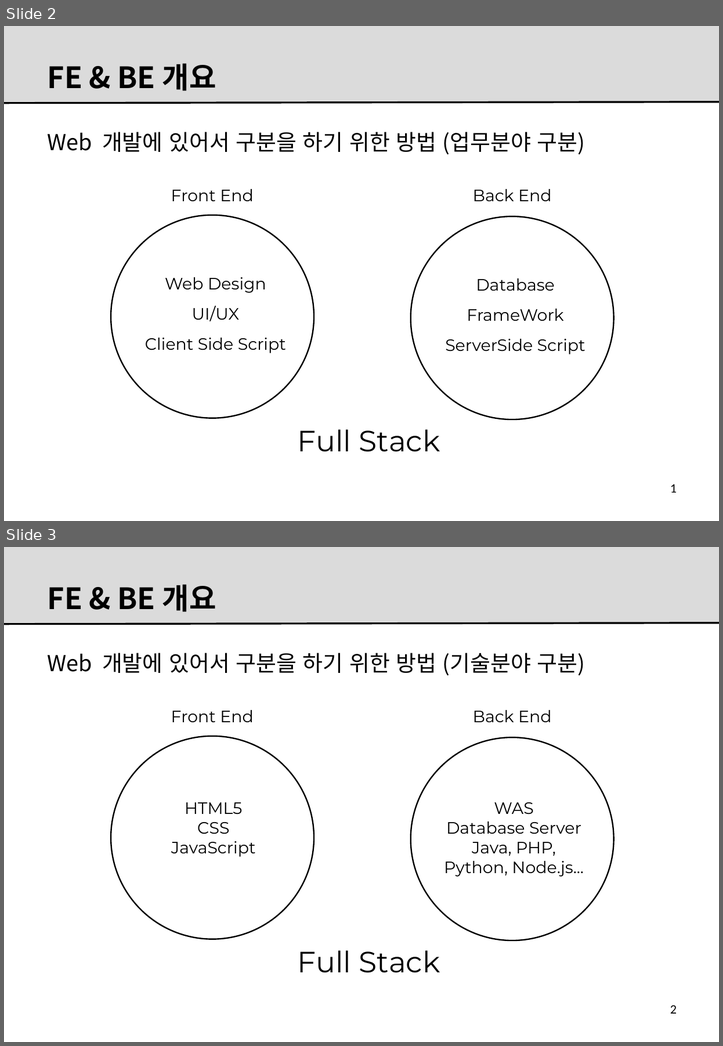
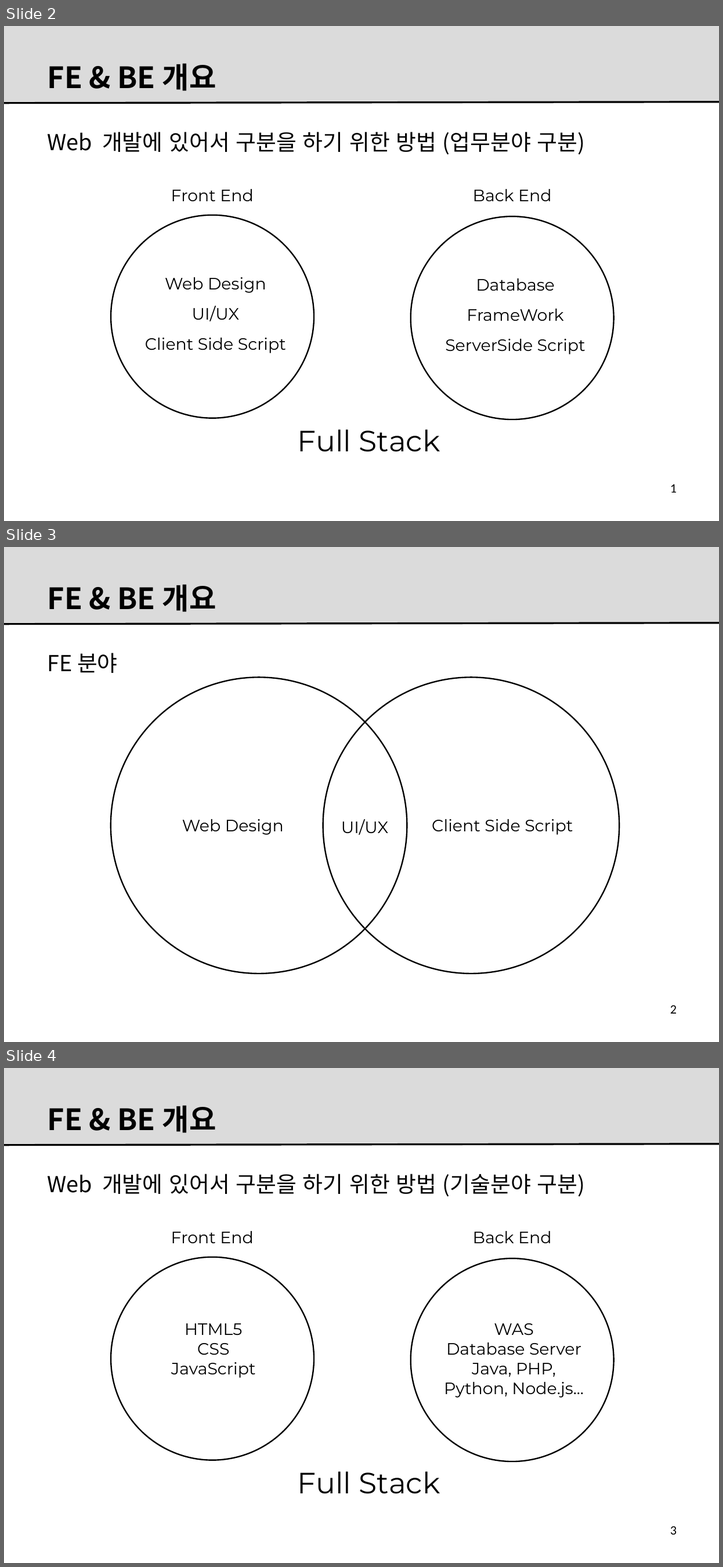
Before and after one commit to kitdvl/CodeX, a slide deck: Lectures/0002.FE.vs.BE.pptx. Shown one above the other, each under a label of ours: slides 2 and 3 before the commit, slides 2, 3 and 4 after it. The pictures are 723x1046 and 723x1567 pixels, drawn with LibreOffice and Linux fonts; fonts in the diff are those of the drawing; background and template pictures are left out. Boxes give left, top, right and bottom in pixels: in the first picture for what was removed or moved away, otherwise in the second. Text is boxed around its words. In the diff, an @@ line names an element or a change of style, - is before the commit and + after.

```diff
--- a/Lectures/0002.FE.vs.BE.pptx
+++ b/Lectures/0002.FE.vs.BE.pptx
@@ slide 3 added at (4, 547, 719, 1042), background #FFFFFF; not listed: 2 template elements that a slide beside it also shows @@
@@ title added at (48, 584, 216, 612), 32 pt, text #000000, bold @@
+FE & BE 개요
@@ text added at (47, 653, 118, 673), 24 pt, text #000000 @@
+FE 분야
@@ ellipse added at (111, 677, 407, 973), outline #000000 1.5 pt @@
@@ ellipse added at (322, 677, 619, 973), outline #000000 1.5 pt @@
@@ text added at (182, 819, 284, 835), 18 pt, text #000000 @@
+Web Design
@@ text added at (341, 819, 388, 835), 18 pt, text #000000 @@
+UI/UX
@@ text added at (431, 819, 572, 835), 18 pt, text #000000 @@
+Client Side Script
@@ page number added at (670, 1005, 676, 1013), 14 pt, text #000000 @@
+2
@@ what was slide 3 is now slide 4 @@
@@ page number at (670, 1526, 676, 1534): text changed @@
-2
+3
```
Also in this commit, not shown: 28 other files.
